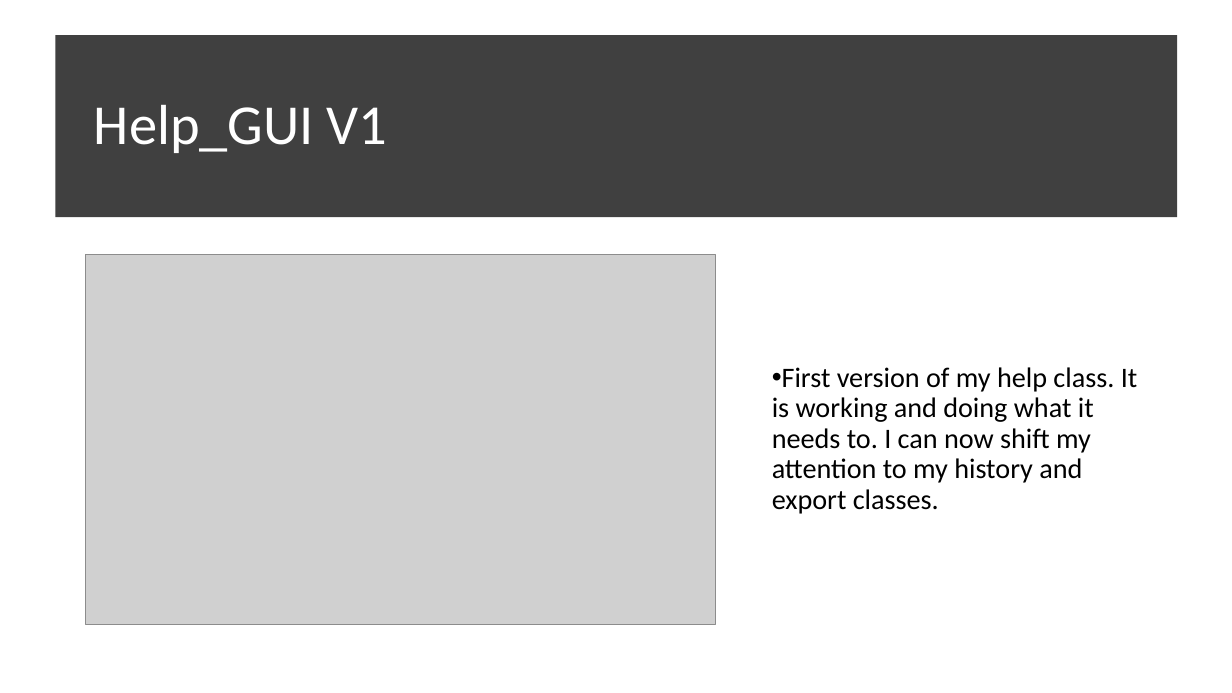
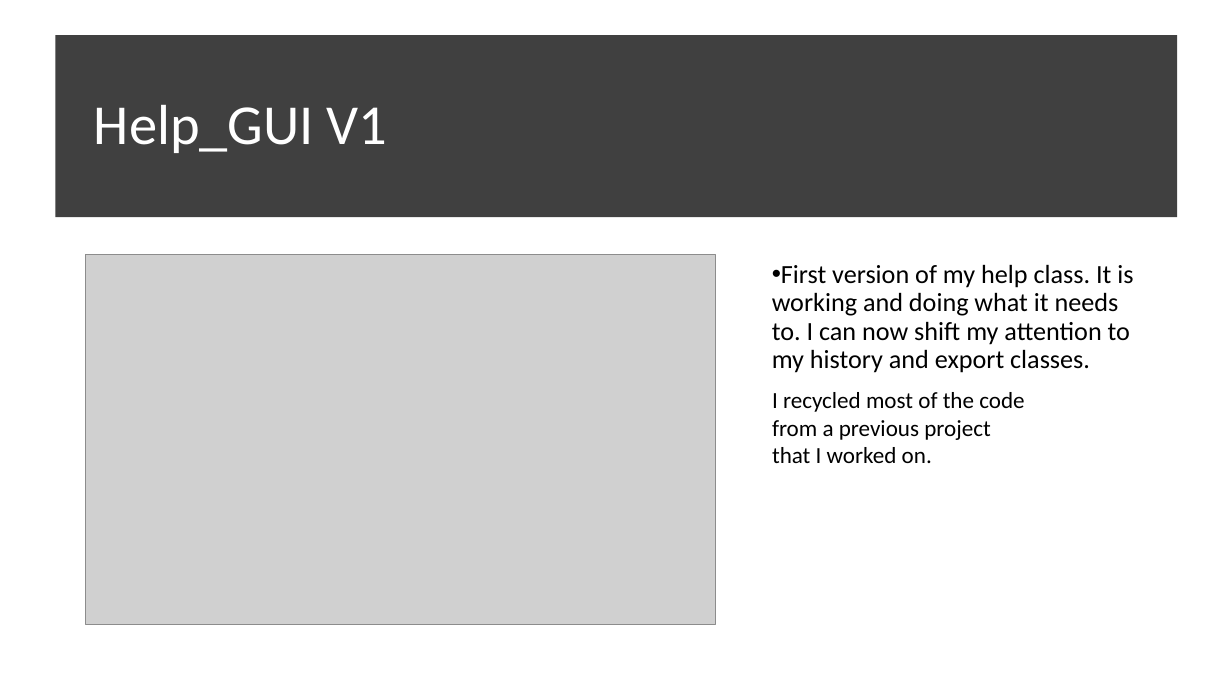
Before and after one commit to morrisj70800/01_Assesment, a slide deck: slide 18 of Programming Assesment.pptx. Drawn at 1232x693 pixels with LibreOffice and Linux fonts; fonts in the diff are those of the drawing; grey boxes stand for pictures. Boxes give left, top, right and bottom in pixels: in the first picture for what was removed or moved away, otherwise in the second. Text is boxed around its words. In the diff, an @@ line names an element or a change of style, - is before the commit and + after.

```diff
--- a/Programming Assesment.pptx
+++ b/Programming Assesment.pptx
@@ text "First version of my help ..." at [772, 264, 1133, 373]: size 22 to 20.4 pt @@
@@ text added at [772, 392, 1024, 463], 18 pt, text #000000 @@
+I recycled most of the code from a previous project that I worked on.
```
Also in this commit, not shown: 4 other slides changed, 1 slide removed, 1 other file.
